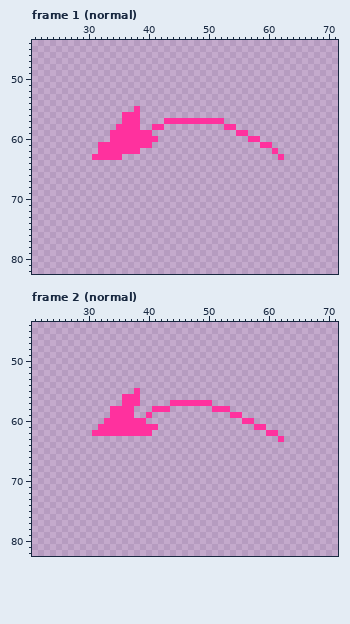
Pixel-art file: project/assets/actors_2d/alisa/alisa_tail.aseprite. Above: the version before the commit.
128x128 pixels, 32 frames. Shown: frame 1 (normal): x 21..71, y 44..82; frame 2 (normal): x 21..71, y 44..82. The old version is drawn lined up with the new one. The commit also changed other frames, which this record leaves out.
After the commit:
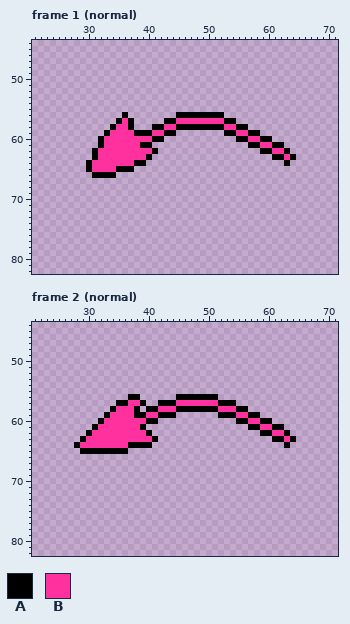
Palette (. is transparent): A #000000  B #ff319e
Edits made:
whole drawing moved by -1,-16 (the old picture is shown already moved)
Changed rows in their new state; - is an unchanged pixel.
Frame 1 (normal):
first column x 30:
55 --------.--------------------------
56 ------A..------AAAAAAAA------------
57 -----A-A.----AA--------AA----------
58 ----A--A.--AABBAAAAAAAA--AA--------
59 ---A----AAABBAA--------AA--AA------
60 --AB-------AA------------AA--AA----
61 --A------AA----------------AA--AA--
62 -A-------BBA-----------------AA-BA-
63 -A----BBBBA--------------------AABA
64 ABBBBBBBAA-----------------------A-
65 ABBBBAAA---------------------------
66 -AAAA------------------------------
Frame 2 (normal):
first column x 28:
55 ----------.--------------------------
56 --------.AA------AAAAAAA-------------
57 -------AA--A--AAA------BAAA----------
58 ------A---A-AA--BAAAAAAA--BAA--------
59 -----A----AA-BAAA-------AAA-BAA------
60 ----A-------AA-------------AA-BAA----
61 ---A-------A..---------------AA-BAA--
62 --A---------A------------------AA-BA-
63 -ABBBBBBBBBBBA-------------------AABA
64 ABBBBBBBBAAAA----------------------A-
65 -AAAAAAAA----------------------------
Changed places in both pictures, as pixel boxes (x1, y1, x2, y2):
changed: (86, 106, 296, 178)
changed: (74, 388, 296, 454)
